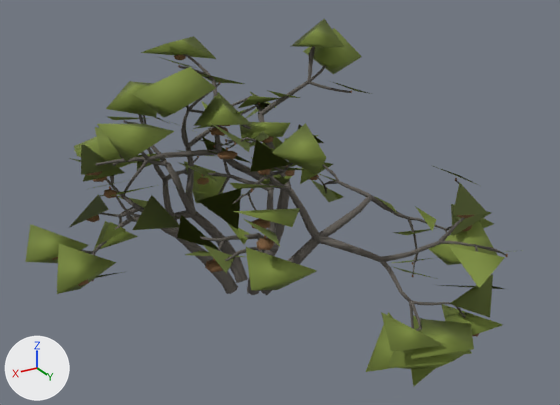
An edit to the glTF model assets/models/scrub_oak_4.glb, drawn before and after from the same camera.
The view is the same before and after, from a camera (50 mm lens) standing at (3.84, 7.07, 4.47) and looking at (-0.07, 0.55, 1.21). Arrows for +X, +Y and +Z are at lower left; the lights stay in place. The older version comes first. Where no turn or scale is listed for an object, it has been applied to the vertices.

Names of what the first picture shows: 'ScrubOak_LOD_Far_Bark', 'ScrubOak_LOD_Far_Foliage', 'ScrubOak_LimbWood_0', 'ScrubOak_LimbWood_1', 'ScrubOak_LimbWood_2', 'ScrubOak_LimbWood_3', 'ScrubOak_LimbWood_4' and 13 more.
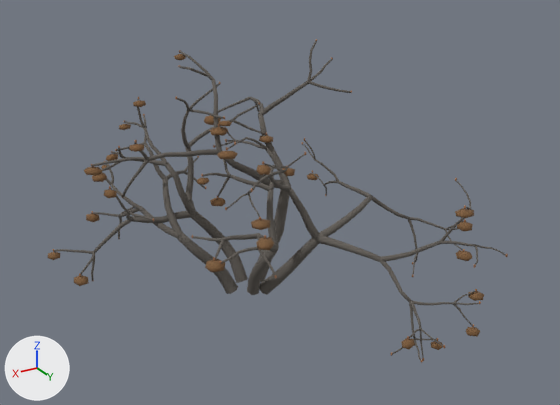
What differs and where, as boxes (x1, y1, x2, y2) in the pictures (560 x 405 px):
'ScrubOak_LOD_Far_Foliage', deleted (green)
    before: (25, 19, 523, 387)
'ScrubOak_LOD_Far_Bark', deleted
    before: (86, 47, 506, 331)

The change, as a diff of the scene's bpy script:
```diff
--- a/assets/models/scrub_oak_4.glb.py
+++ b/assets/models/scrub_oak_4.glb.py
@@ ob_scruboak_lod_far_bark @@
-ob_scruboak_lod_far_bark = bpy.data.objects.new('ScrubOak_LOD_Far_Bark', me_scruboak_lod_far_bark)
-ob_scruboak_lod_far_bark.location = (0.0, 0.0, 0.0)
@@ ob_scruboak_lod_far_foliage @@
-ob_scruboak_lod_far_foliage = bpy.data.objects.new('ScrubOak_LOD_Far_Foliage', me_scruboak_lod_far_foliage)
-ob_scruboak_lod_far_foliage.location = (0.0, 0.0, 0.0)
```
